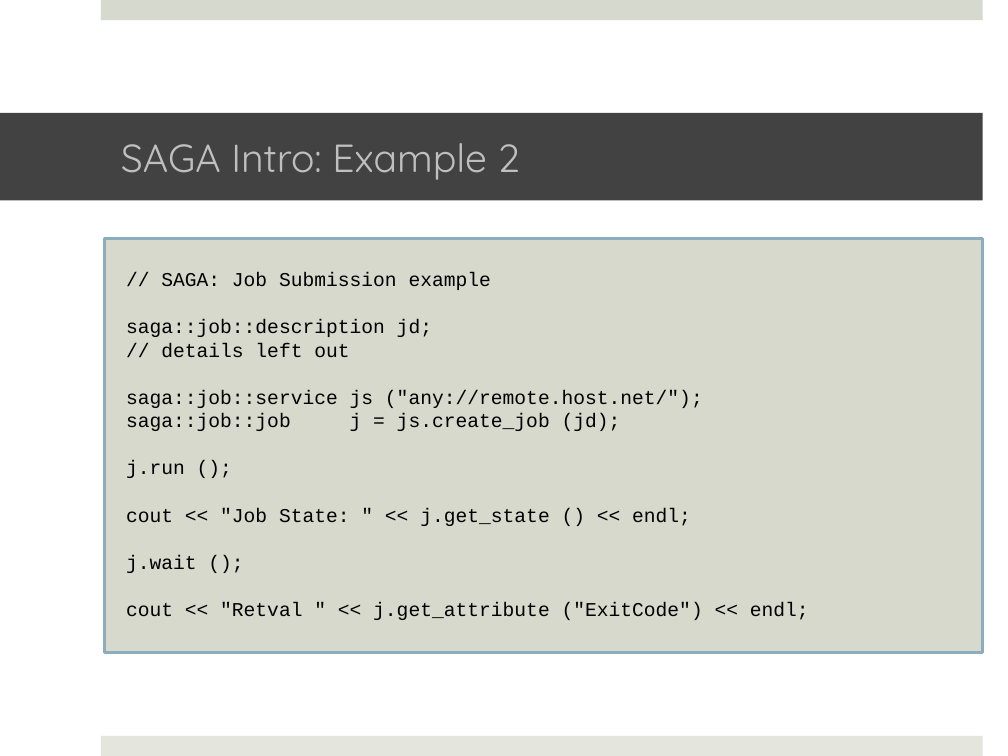
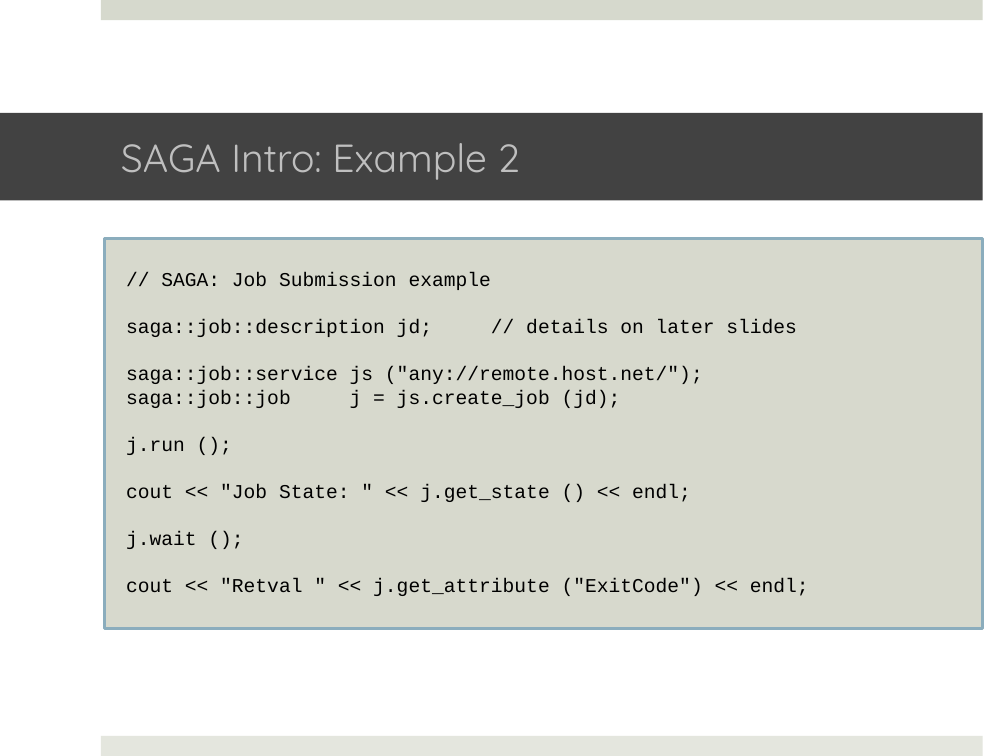
Before and after one commit to saga-project/saga-cpp-legacy-projects, a slide deck: slide 21 of tutorial/EGI-2011/02_api.pptx (slide 20 before the commit). Drawn at 1008x756 pixels with LibreOffice and Linux fonts; fonts in the diff are those of the drawing; background and template pictures are left out. Boxes give left, top, right and bottom in pixels: in the first picture for what was removed or moved away, otherwise in the second. Text is boxed around its words. In the diff, an @@ line names an element or a change of style, - is before the commit and + after.

```diff
--- a/tutorial/EGI-2011/02_api.pptx
+++ b/tutorial/EGI-2011/02_api.pptx
@@ rectangle "// SAGA: Job Submission example": place and size @@
-rectangle "// SAGA: Job Submission example" at (105,239,983,653)
+rectangle "// SAGA: Job Submission example" at (105,239,983,629)
@@ text in rectangle at (126,319,797,337): text changed @@
-saga::job::description jd;
-// details left out
+saga::job::description jd; // details on later slides
```
Also in this commit, not shown: 18 other slides changed, 1 slide added, 5 slides removed, 9 other files.
